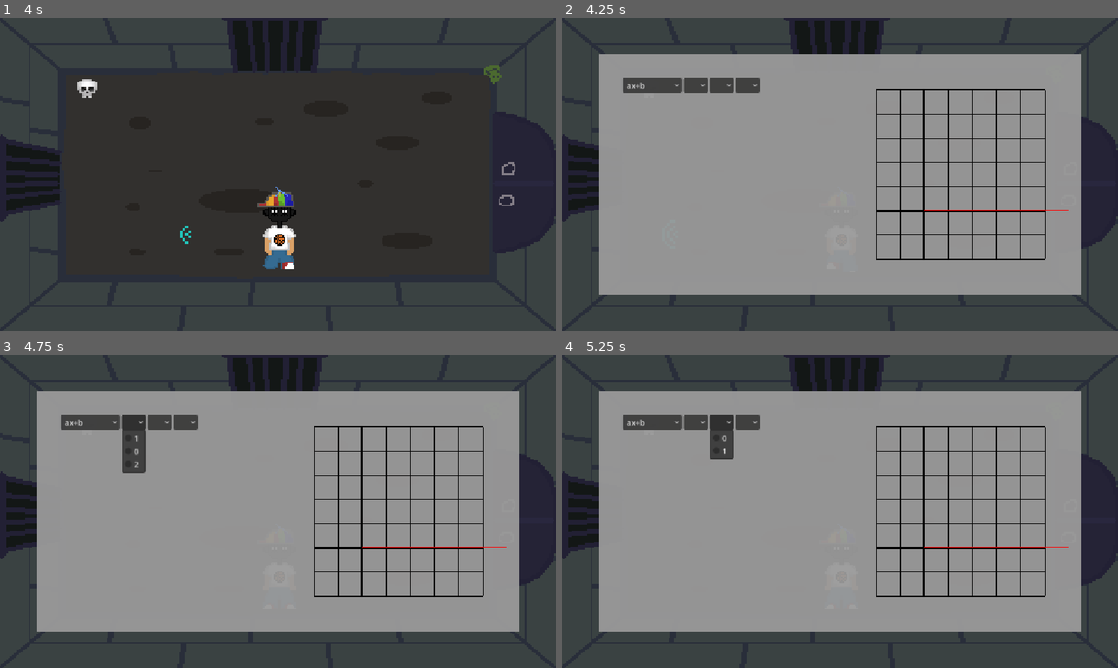
Above: before the commit, frames 1-4 (two rows, left to right).
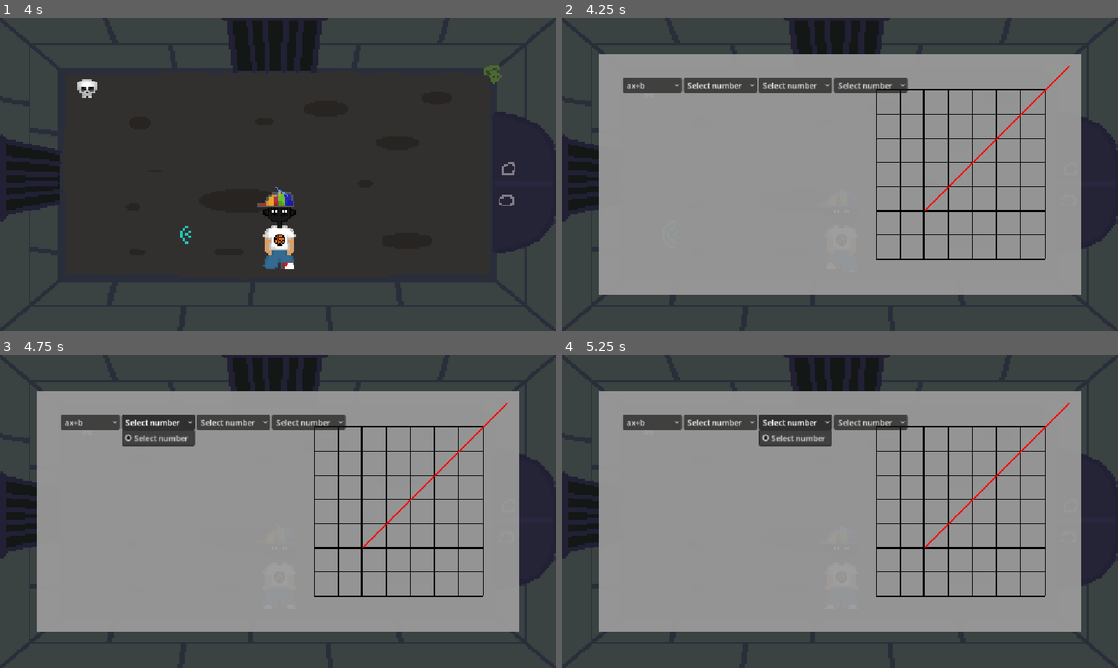
Above: after the commit, the same moments.

Repository: Skeleblob/BraveMathie
Game: Godot game, scene res://SpriteSheets/game/main.tscn
The game is run twice, just before and just after one commit, with the same random seed, the same clock (stepped at 60 frames per second) and the same inputs.
Inputs (mouse positions are in pixels of both pictures, inside the frame that each line leads up to; where the layout moved, square brackets give the same spot in the first picture):
- Up to frame 1 (4 s): tap Enter at 0.5, 3.5 s; hold Right (shoot_right) 0.53-1.28 s; hold S (walk_front) 0.53-1.28 s; hold Down (shoot_down) 1.28-2.03 s; tap S (walk_front) at 1.35, 2.85 s; tap Space at 2 s; hold Right (shoot_right) 2.03-2.78 s; hold S (walk_front) 2.03-2.78 s; hold Up (shoot_up) 2.78-3.53 s; hold Left (shoot_left) from 3.53 s (still down); hold S (walk_front) from 3.53 s (still down)
- Up to frame 2 (4.25 s): keep holding Left (shoot_left); keep holding S (walk_front); tap E (open_inventory) at 4.15 s
- Up to frame 3 (4.75 s): release Left (shoot_left) at 4.25 s; release S (walk_front) at 4.25 s; click (155, 423) [133, 423] at 4.25 s
- Up to frame 4 (5.25 s): click (795, 423) [723, 423] at 5 s

Frame 1 is identical in both runs. In frame 2, 1.5% of the frame differs, in the area x 22-92%, y 15-62%; in frame 3, 2.4%; in frame 4, 2.6%.

Commit message:
database done??

Diff:
--- a/brave-mathie/SpriteSheets/Scenes/ItemRoom/LeftRoom.tscn
+++ b/brave-mathie/SpriteSheets/Scenes/ItemRoom/LeftRoom.tscn
@@ -6,7 +6,10 @@
 [ext_resource type="PackedScene" uid="uid://j4e0j6ctqbbg" path="res://SpriteSheets/game/Player.tscn" id="3_o33c5"]
 [ext_resource type="Texture2D" uid="uid://cde3tn1qccg00" path="res://SpriteSheets/Items/Pedestal.png" id="5_ciyd2"]
 [ext_resource type="Texture2D" uid="uid://2qcb5vacavbk" path="res://SpriteSheets/Items/1.png" id="6_jcirk"]
+[ext_resource type="Script" uid="uid://8m0ou8n3fak5" path="res://SpriteSheets/Scenes/ItemRoom/NumberPickup.gd" id="7_jcirk"]
 [ext_resource type="Texture2D" uid="uid://bm0r4v6udser2" path="res://SpriteSheets/Items/Shine.png" id="7_nncm2"]
+[ext_resource type="Texture2D" uid="uid://burfg580gaxpm" path="res://SpriteSheets/Items/5.png" id="9_nncm2"]
+[ext_resource type="Texture2D" uid="uid://unpwsi5nt7uc" path="res://SpriteSheets/Items/4.png" id="10_86jx0"]
 
 [sub_resource type="RectangleShape2D" id="RectangleShape2D_jbm5b"]
 size = Vector2(293.96106, 29.423073)
@@ -22,6 +25,49 @@
 
 [sub_resource type="RectangleShape2D" id="RectangleShape2D_qxun1"]
 size = Vector2(49.230774, 76.80002)
+
+[sub_resource type="AtlasTexture" id="AtlasTexture_bt3am"]
+atlas = ExtResource("7_nncm2")
+region = Rect2(0, 0, 30, 30)
+
+[sub_resource type="AtlasTexture" id="AtlasTexture_4gix2"]
+atlas = ExtResource("7_nncm2")
+region = Rect2(30, 0, 30, 30)
+
+[sub_resource type="AtlasTexture" id="AtlasTexture_je28e"]
+atlas = ExtResource("7_nncm2")
+region = Rect2(60, 0, 30, 30)
+
+[sub_resource type="AtlasTexture" id="AtlasTexture_fwhl4"]
+atlas = ExtResource("7_nncm2")
+region = Rect2(90, 0, 30, 30)
+
+[sub_resource type="AtlasTexture" id="AtlasTexture_u2c7b"]
+atlas = ExtResource("7_nncm2")
+region = Rect2(120, 0, 30, 30)
+
+[sub_resource type="SpriteFrames" id="SpriteFrames_5is3k"]
+animations = [{
+"frames": [{
+"duration": 1.0,
+"texture": SubResource("AtlasTexture_bt3am")
+}, {
+"duration": 1.0,
+"texture": SubResource("AtlasTexture_4gix2")
+}, {
+"duration": 1.0,
+"texture": SubResource("AtlasTexture_je28e")
+}, {
+"duration": 1.0,
+"texture": SubResource("AtlasTexture_fwhl4")
+}, {
+"duration": 1.0,
+"texture": SubResource("AtlasTexture_u2c7b")
+}],
+"loop": 1,
+"name": &"default",
+"speed": 5.0
+}]
 
 [sub_resource type="AtlasTexture" id="AtlasTexture_4dhhe"]
 atlas = ExtResource("6_jcirk")
@@ -73,49 +119,115 @@
 "speed": 5.0
 }]
 
-[sub_resource type="AtlasTexture" id="AtlasTexture_bt3am"]
-atlas = ExtResource("7_nncm2")
+[sub_resource type="RectangleShape2D" id="RectangleShape2D_ltb2m"]
+size = Vector2(59, 62)
+
+[sub_resource type="AtlasTexture" id="AtlasTexture_86jx0"]
+atlas = ExtResource("9_nncm2")
 region = Rect2(0, 0, 30, 30)
 
-[sub_resource type="AtlasTexture" id="AtlasTexture_4gix2"]
-atlas = ExtResource("7_nncm2")
+[sub_resource type="AtlasTexture" id="AtlasTexture_5is3k"]
+atlas = ExtResource("9_nncm2")
 region = Rect2(30, 0, 30, 30)
 
-[sub_resource type="AtlasTexture" id="AtlasTexture_je28e"]
-atlas = ExtResource("7_nncm2")
+[sub_resource type="AtlasTexture" id="AtlasTexture_hj56f"]
+atlas = ExtResource("9_nncm2")
 region = Rect2(60, 0, 30, 30)
 
-[sub_resource type="AtlasTexture" id="AtlasTexture_fwhl4"]
-atlas = ExtResource("7_nncm2")
+[sub_resource type="AtlasTexture" id="AtlasTexture_wmblk"]
+atlas = ExtResource("9_nncm2")
 region = Rect2(90, 0, 30, 30)
 
-[sub_resource type="AtlasTexture" id="AtlasTexture_u2c7b"]
-atlas = ExtResource("7_nncm2")
+[sub_resource type="AtlasTexture" id="AtlasTexture_caskk"]
+atlas = ExtResource("9_nncm2")
 region = Rect2(120, 0, 30, 30)
 
-[sub_resource type="SpriteFrames" id="SpriteFrames_5is3k"]
+[sub_resource type="AtlasTexture" id="AtlasTexture_jv5ce"]
+atlas = ExtResource("9_nncm2")
+region = Rect2(150, 0, 30, 30)
+
+[sub_resource type="SpriteFrames" id="SpriteFrames_nb7d6"]
 animations = [{
 "frames": [{
 "duration": 1.0,
-"texture": SubResource("AtlasTexture_bt3am")
-}, {
-"duration": 1.0,
-"texture": SubResource("AtlasTexture_4gix2")
-}, {
-"duration": 1.0,
-"texture": SubResource("AtlasTexture_je28e")
-}, {
-"duration": 1.0,
-"texture": SubResource("AtlasTexture_fwhl4")
-}, {
-"duration": 1.0,
-"texture": SubResource("AtlasTexture_u2c7b")
+"texture": SubResource("AtlasTexture_86jx0")
+}, {
+"duration": 1.0,
+"texture": SubResource("AtlasTexture_5is3k")
+}, {
+"duration": 1.0,
+"texture": SubResource("AtlasTexture_hj56f")
+}, {
+"duration": 1.0,
+"texture": SubResource("AtlasTexture_wmblk")
+}, {
+"duration": 1.0,
+"texture": SubResource("AtlasTexture_caskk")
+}, {
+"duration": 1.0,
+"texture": SubResource("AtlasTexture_jv5ce")
 }],
 "loop": 1,
 "name": &"default",
 "speed": 5.0
 }]
 
+[sub_resource type="RectangleShape2D" id="RectangleShape2D_lnmhg"]
+size = Vector2(52, 70)
+
+[sub_resource type="AtlasTexture" id="AtlasTexture_0o6i7"]
+atlas = ExtResource("10_86jx0")
+region = Rect2(0, 0, 30, 30)
+
+[sub_resource type="AtlasTexture" id="AtlasTexture_gpkpi"]
+atlas = ExtResource("10_86jx0")
+region = Rect2(30, 0, 30, 30)
+
+[sub_resource type="AtlasTexture" id="AtlasTexture_dc14e"]
+atlas = ExtResource("10_86jx0")
+region = Rect2(60, 0, 30, 30)
+
+[sub_resource type="AtlasTexture" id="AtlasTexture_crplu"]
+atlas = ExtResource("10_86jx0")
+region = Rect2(90, 0, 30, 30)
+
+[sub_resource type="AtlasTexture" id="AtlasTexture_lj042"]
+atlas = ExtResource("10_86jx0")
+region = Rect2(120, 0, 30, 30)
+
+[sub_resource type="AtlasTexture" id="AtlasTexture_5esam"]
+atlas = ExtResource("10_86jx0")
+region = Rect2(150, 0, 30, 30)
+
+[sub_resource type="SpriteFrames" id="SpriteFrames_bu7dw"]
+animations = [{
+"frames": [{
+"duration": 1.0,
+"texture": SubResource("AtlasTexture_0o6i7")
+}, {
+"duration": 1.0,
+"texture": SubResource("AtlasTexture_gpkpi")
+}, {
+"duration": 1.0,
+"texture": SubResource("AtlasTexture_dc14e")
+}, {
+"duration": 1.0,
+"texture": SubResource("AtlasTexture_crplu")
+}, {
+"duration": 1.0,
+"texture": SubResource("AtlasTexture_lj042")
+}, {
+"duration": 1.0,
+"texture": SubResource("AtlasTexture_5esam")
+}],
+"loop": 1,
+"name": &"default",
+"speed": 5.0
+}]
+
+[sub_resource type="RectangleShape2D" id="RectangleShape2D_nb7d6"]
+size = Vector2(59, 69.5)
+
 [node name="LeftRoom" type="Node2D" unique_id=413198310]
 script = ExtResource("1_hdi0q")
 
@@ -164,7 +276,7 @@
 position = Vector2(970, 309)
 
 [node name="player" parent="." unique_id=548740340 instance=ExtResource("3_o33c5")]
-position = Vector2(0.99999994, 0.99999994)
+position = Vector2(16.999998, 38.999996)
 scale = Vector2(1.75, 1.75)
 
 [node name="Sprite2D2" type="Sprite2D" parent="." unique_id=55220780]
@@ -182,18 +294,52 @@
 scale = Vector2(0.33766237, 0.51282054)
 shape = SubResource("RectangleShape2D_qxun1")
 
-[node name="AnimatedSprite2D" type="AnimatedSprite2D" parent="." unique_id=96130267]
+[node name="AnimatedSprite2D2" type="AnimatedSprite2D" parent="." unique_id=548213088]
+texture_filter = 1
+position = Vector2(233, 308)
+scale = Vector2(1.8499999, 2.4666662)
+sprite_frames = SubResource("SpriteFrames_5is3k")
+autoplay = "default"
+
+[node name="Area2D" type="Area2D" parent="." unique_id=798003629]
+script = ExtResource("7_jcirk")
+number_value = 1
+
+[node name="AnimatedSprite2D" type="AnimatedSprite2D" parent="Area2D" unique_id=96130267]
 texture_filter = 1
 position = Vector2(232.99998, 313)
 scale = Vector2(1.3, 1.6666666)
 sprite_frames = SubResource("SpriteFrames_86jx0")
 autoplay = "default"
 
-[node name="AnimatedSprite2D2" type="AnimatedSprite2D" parent="." unique_id=548213088]
-texture_filter = 1
-position = Vector2(232, 316)
-scale = Vector2(1.8499999, 2.4666662)
-sprite_frames = SubResource("SpriteFrames_5is3k")
-autoplay = "default"
+[node name="CollisionShape2D" type="CollisionShape2D" parent="Area2D" unique_id=1433604804]
+position = Vector2(233.5, 303)
+shape = SubResource("RectangleShape2D_ltb2m")
+
+[node name="Area2D2" type="Area2D" parent="." unique_id=1171354475]
+script = ExtResource("7_jcirk")
+number_value = 5
+
+[node name="AnimatedSprite2D" type="AnimatedSprite2D" parent="Area2D2" unique_id=92193644]
+position = Vector2(234, 303.5)
+scale = Vector2(1.1333333, 1.3666667)
+sprite_frames = SubResource("SpriteFrames_nb7d6")
+
+[node name="CollisionShape2D" type="CollisionShape2D" parent="Area2D2" unique_id=1004662954]
+position = Vector2(231, 302)
+shape = SubResource("RectangleShape2D_lnmhg")
+
+[node name="Area2D3" type="Area2D" parent="." unique_id=413641625]
+script = ExtResource("7_jcirk")
+number_value = 4
+
+[node name="AnimatedSprite2D" type="AnimatedSprite2D" parent="Area2D3" unique_id=45722656]
+position = Vector2(234.5, 303.5)
+scale = Vector2(1.1, 1.5)
+sprite_frames = SubResource("SpriteFrames_bu7dw")
+
+[node name="CollisionShape2D" type="CollisionShape2D" parent="Area2D3" unique_id=384597433]
+position = Vector2(229, 303)
+shape = SubResource("RectangleShape2D_nb7d6")
 
 [editable path="Node/Doors"]
--- /dev/null
+++ b/brave-mathie/SpriteSheets/Scenes/ItemRoom/NumberPickup.gd
@@ -0,0 +1,24 @@
+extends Area2D
+
+@export var number_value: int = 37
+
+var collected := false
+
+func _ready() -> void:
+	body_entered.connect(_on_body_entered)
+
+
+func _on_body_entered(body: Node2D) -> void:
+	if collected:
+		return
+
+	if body is Player:
+		collected = true
+		DatabaseManager.collect_number(number_value, self)
+
+
+func collection_finished(success: bool) -> void:
+	if success:
+		queue_free()
+	else:
+		collected = false
--- /dev/null
+++ b/brave-mathie/SpriteSheets/game/NumberPickup.gd
@@ -0,0 +1,18 @@
+extends Area2D
+
+@export var number_value: int = 37
+
+
+var collected := false
+
+func _ready() -> void:
+	body_entered.connect(_on_body_entered)
+
+
+func _on_body_entered(body: Node2D) -> void:
+	if collected:
+		return
+
+	if body is Player:
+		collected = true
+		DatabaseManager.collect_number(number_value)
--- a/brave-mathie/SpriteSheets/game/database_scripts/database_manager.gd
+++ b/brave-mathie/SpriteSheets/game/database_scripts/database_manager.gd
@@ -38,10 +38,9 @@
 	print("PLAYER INVENTORY: ", inventory)
 	inventory_updated.emit()
 
-func collect_number(number: int) -> void:
+func collect_number(number: int, pickup: Area2D = null) -> void:
 	if not AuthManager.is_logged_in:
-		print("Waiting for login...")
-		return
+		await AuthManager.login_succeeded
 
 	print("Collecting number: ", number)
 
@@ -50,23 +49,41 @@
 		{"p_number": number}
 	)
 
-	task.completed.connect(_on_collect_completed.bind(number))
+	task.completed.connect(
+		_on_collect_completed.bind(number, pickup)
+	)
 
 
-func _on_collect_completed(task: BaseTask, number: int) -> void:
+func _on_collect_completed(
+	task: BaseTask,
+	number: int,
+	pickup: Area2D
+) -> void:
 	if task.error != null:
 		print("DATABASE ERROR: ", task.error)
+
+		if is_instance_valid(pickup):
+			pickup.collection_finished(false)
+
 		return
 
 	if task.data == true:
 		if not inventory.has(number):
 			inventory.append(number)
 
-		print("NUMBER COLLECTED: ", number)
-		print("CURRENT INVENTORY: ", inventory)
-		inventory_updated.emit()
+	print("NUMBER COLLECTED: ", number)
+	print("CURRENT INVENTORY: ", inventory)
+
+	inventory_updated.emit()
+
+	if is_instance_valid(pickup):
+		pickup.collection_finished(true)
+
 	else:
 		print("Number already collected!")
+
+		if is_instance_valid(pickup):
+			pickup.collection_finished(false)
 
 
 # ACTIVE NUMBERS -------------------------------------------
@@ -94,3 +111,31 @@
 
 	print("ACTIVE NUMBERS: ", active_numbers)
 	active_numbers_updated.emit()
+
+
+func replace_active_number(slot: int, number: int) -> void:
+	if not AuthManager.is_logged_in:
+		await AuthManager.login_succeeded
+
+	print("Equipping ", number, " in slot ", slot)
+
+	var task = Supabase.database.Rpc(
+		"replace_active_number",
+		{
+			"p_slot": slot,
+			"p_new_number": number
+		}
+	)
+
+	task.completed.connect(_on_replace_completed.bind(slot, number))
+
+
+func _on_replace_completed(task: BaseTask, slot: int, number: int) -> void:
+	if task.error != null:
+		print("EQUIP ERROR: ", task.error)
+		return
+
+	print("EQUIPPED ", number, " IN SLOT ", slot)
+
+	# Reload inventory and equipped numbers from Supabase
+	load_player_data()
--- a/brave-mathie/SpriteSheets/game/hud.gd
+++ b/brave-mathie/SpriteSheets/game/hud.gd
@@ -1,34 +1,124 @@
 extends CanvasLayer
 
-# Called when the node enters the scene tree for the first time.
+var updating_inventory := false
+
+@onready var graph = $InventoryContainer/Graph/GraphCanvas
+@onready var function_button = $InventoryContainer/ItemGridContainer/FunctionOptionButton
+
 func _ready() -> void:
+
+	DatabaseManager.inventory_updated.connect(_refresh_inventory)
+	DatabaseManager.active_numbers_updated.connect(_refresh_inventory)
+
 	$InventoryContainer.visible = not $InventoryContainer.visible
-	$InventoryContainer/Graph/GraphCanvas.functionType = str($InventoryContainer/ItemGridContainer/FunctionOptionButton.text)
-	$InventoryContainer/Graph/GraphCanvas.a = $InventoryContainer/ItemGridContainer/aValueOptionButton.text
-	$InventoryContainer/Graph/GraphCanvas.b = $InventoryContainer/ItemGridContainer/bValueOptionButton.text
-	$InventoryContainer/Graph/GraphCanvas.c = $InventoryContainer/ItemGridContainer/cValueOptionButton.text
-	GameData.functionType = str($InventoryContainer/ItemGridContainer/FunctionOptionButton.text)
-	GameData.a = $InventoryContainer/ItemGridContainer/aValueOptionButton.text
-	GameData.b = $InventoryContainer/ItemGridContainer/bValueOptionButton.text
-	GameData.c = $InventoryContainer/ItemGridContainer/cValueOptionButton.text
 
-# Called every frame. 'delta' is the elapsed time since the previous frame.
-func _process(delta: float) -> void:
+	# Set the selected function
+	graph.functionType = str(function_button.text)
+	GameData.functionType = str(function_button.text)
+
+	_refresh_inventory()
+
+
+func _process(_delta: float) -> void:
 	if Input.is_action_just_pressed("open_inventory"):
-			$InventoryContainer.visible = not $InventoryContainer.visible
+		$InventoryContainer.visible = not $InventoryContainer.visible
 
-func _on_function_option_button_item_selected(index: int) -> void:
-	$InventoryContainer/Graph/GraphCanvas.functionType = str($InventoryContainer/ItemGridContainer/FunctionOptionButton.text)
-	GameData.functionType = str($InventoryContainer/ItemGridContainer/FunctionOptionButton.text)
+
+func _on_function_option_button_item_selected(_index: int) -> void:
+	graph.functionType = str(function_button.text)
+	GameData.functionType = str(function_button.text)
+	graph.queue_redraw()
+
 
 func _on_a_value_option_button_item_selected(index: int) -> void:
-	$InventoryContainer/Graph/GraphCanvas.a = $InventoryContainer/ItemGridContainer/aValueOptionButton.text
-	GameData.a = $InventoryContainer/ItemGridContainer/aValueOptionButton.text
+	if updating_inventory or index == 0:
+		return
+
+	var button = $InventoryContainer/ItemGridContainer/aValueOptionButton
+	var number = int(button.get_item_text(index))
+
+	if DatabaseManager.active_numbers.get(1, -1) == number:
+		return
+
+	graph.a = number
+	GameData.a = number
+	graph.queue_redraw()
+
+	DatabaseManager.replace_active_number(1, number)
+
 
 func _on_b_value_option_button_item_selected(index: int) -> void:
-	$InventoryContainer/Graph/GraphCanvas.b = $InventoryContainer/ItemGridContainer/bValueOptionButton.text
-	GameData.b = $InventoryContainer/ItemGridContainer/bValueOptionButton.text
+	if updating_inventory or index == 0:
+		return
+
+	var button = $InventoryContainer/ItemGridContainer/bValueOptionButton
+	var number = int(button.get_item_text(index))
+
+	if DatabaseManager.active_numbers.get(2, -1) == number:
+		return
+
+	graph.b = number
+	GameData.b = number
+	graph.queue_redraw()
+
+	DatabaseManager.replace_active_number(2, number)
+
 
 func _on_c_value_option_button_item_selected(index: int) -> void:
-	$InventoryContainer/Graph/GraphCanvas.c = $InventoryContainer/ItemGridContainer/cValueOptionButton.text
-	GameData.c = $InventoryContainer/ItemGridContainer/cValueOptionButton.text
+	if updating_inventory or index == 0:
+		return
+
+	var button = $InventoryContainer/ItemGridContainer/cValueOptionButton
+	var number = int(button.get_item_text(index))
+
+	if DatabaseManager.active_numbers.get(3, -1) == number:
+		return
+
+	graph.c = number
+	GameData.c = number
+	graph.queue_redraw()
+
+	DatabaseManager.replace_active_number(3, number)
+
+
+
+func _refresh_inventory() -> void:
+	updating_inventory = true
+
+	var buttons = [
+		$InventoryContainer/ItemGridContainer/aValueOptionButton,
+		$InventoryContainer/ItemGridContainer/bValueOptionButton,
+		$InventoryContainer/ItemGridContainer/cValueOptionButton
+	]
+
+	for slot in range(1, 4):
+		var button = buttons[slot - 1]
+		button.clear()
+
+		# Show the equipped number as the selected item
+		if DatabaseManager.active_numbers.has(slot):
+			var active_number = DatabaseManager.active_numbers[slot]
+			button.add_item(str(active_number))
+			button.select(0)
+		else:
+			button.add_item("Select number")
+
+		# Add all available inventory numbers
+		for number in DatabaseManager.inventory:
+			button.add_item(str(number))
+
+	# Update graph and damage values
+	if DatabaseManager.active_numbers.has(1):
+		graph.a = DatabaseManager.active_numbers[1]
+		GameData.a = graph.a
+
+	if DatabaseManager.active_numbers.has(2):
+		graph.b = DatabaseManager.active_numbers[2]
+		GameData.b = graph.b
+
+	if DatabaseManager.active_numbers.has(3):
+		graph.c = DatabaseManager.active_numbers[3]
+		GameData.c = graph.c
+
+	updating_inventory = false
+	graph.queue_redraw()
Not shown, added: brave-mathie/SpriteSheets/Scenes/ItemRoom/NumberPickup.gd.uid
Not shown, added: brave-mathie/SpriteSheets/game/NumberPickup.gd.uid
